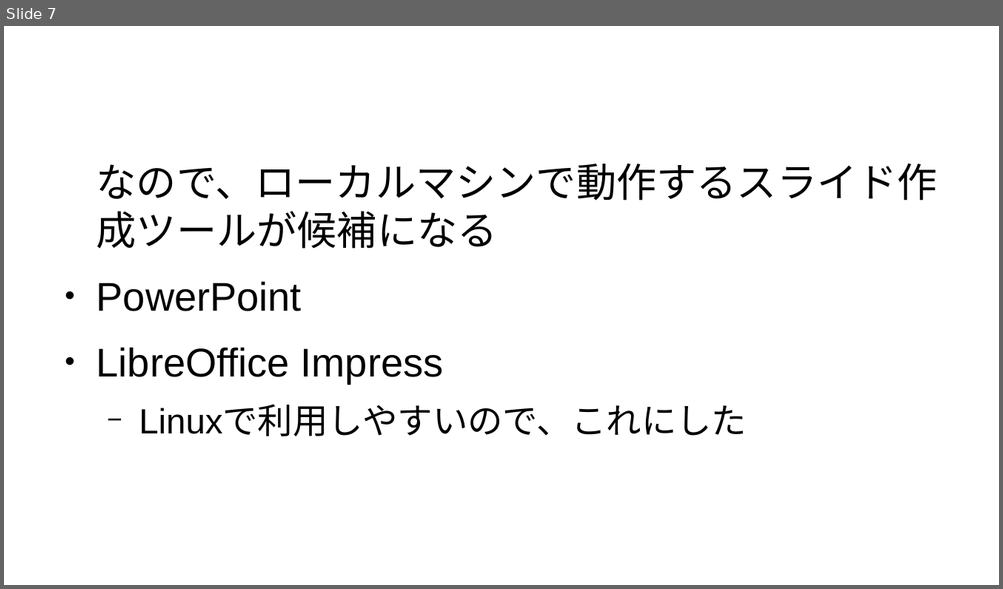
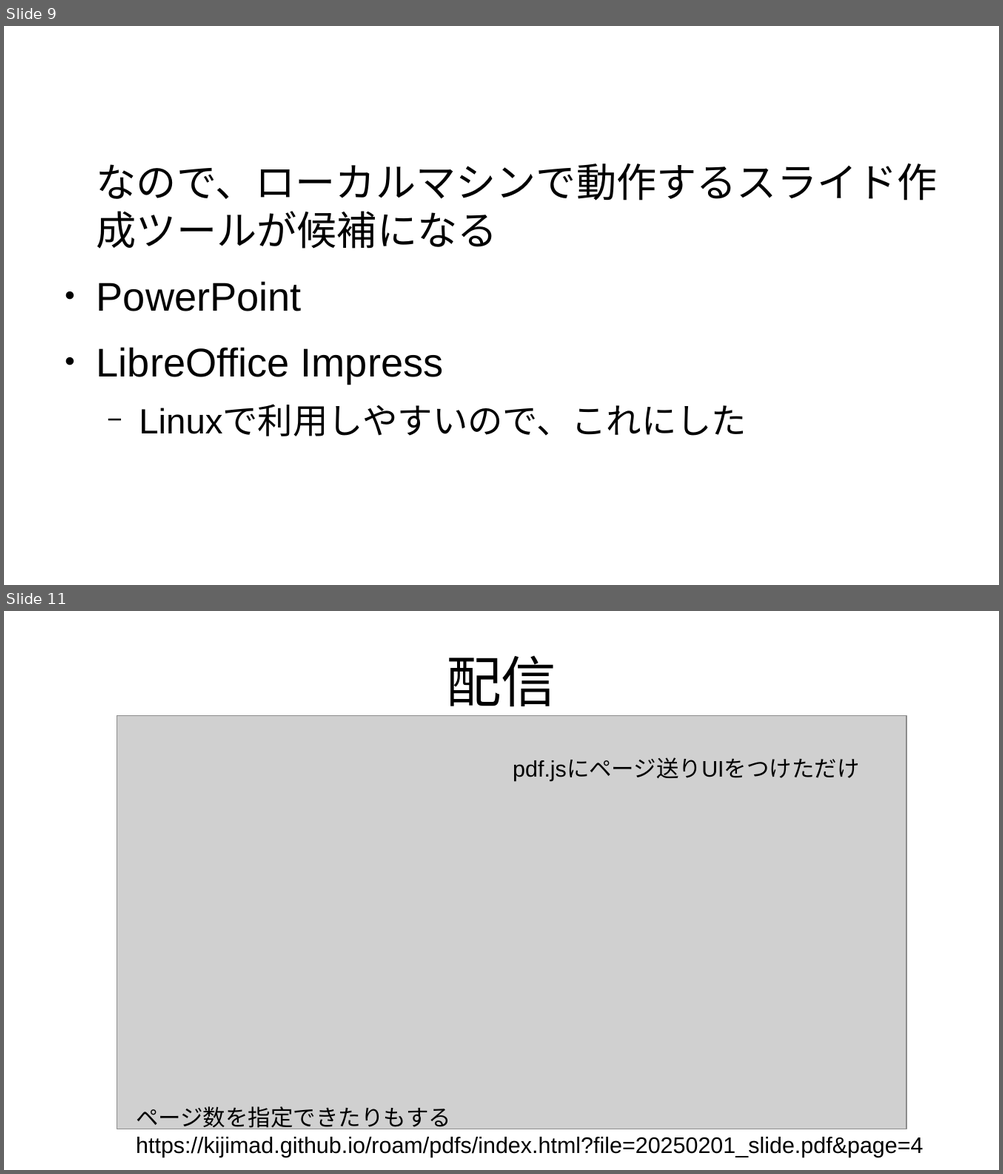
Before and after one commit to kijimaD/roam-ui, a slide deck: pages/pdfs/20250201_slide.odp. Shown one above the other, each under a label of ours: slide 7 before the commit, slides 9 and 11 after it; the slides between them are not shown. The pictures are 1003x589 and 1003x1174 pixels, drawn with LibreOffice and Linux fonts; fonts in the diff are those of the drawing; grey boxes stand for pictures. Boxes give left, top, right and bottom in pixels: in the first picture for what was removed or moved away, otherwise in the second. Text is boxed around its words. In the diff, an @@ line names an element or a change of style, - is before the commit and + after.

```diff
--- a/pages/pdfs/20250201_slide.odp
+++ b/pages/pdfs/20250201_slide.odp
@@ slide 11 added at box(4, 611, 999, 1170), background #FFFFFF @@
@@ title added at box(446, 655, 556, 716), 44 pt, text #000000 @@
+配信
@@ picture added at box(116, 715, 907, 1130) @@
@@ text added at box(512, 759, 859, 781), 18 pt, text #000000 @@
+pdf.jsにページ送りUIをつけただけ
@@ text added at box(136, 1107, 922, 1158), 18 pt, text #000000 @@
+ページ数を指定できたりもする
+https://kijimad.github.io/roam/pdfs/index.html?file=20250201_slide.pdf&page=4
@@ what was slide 7 is now slide 9 @@
```
Also in this commit, not shown: 4 slides changed, 4 other slides added, 1 slide removed, 4 other files.
